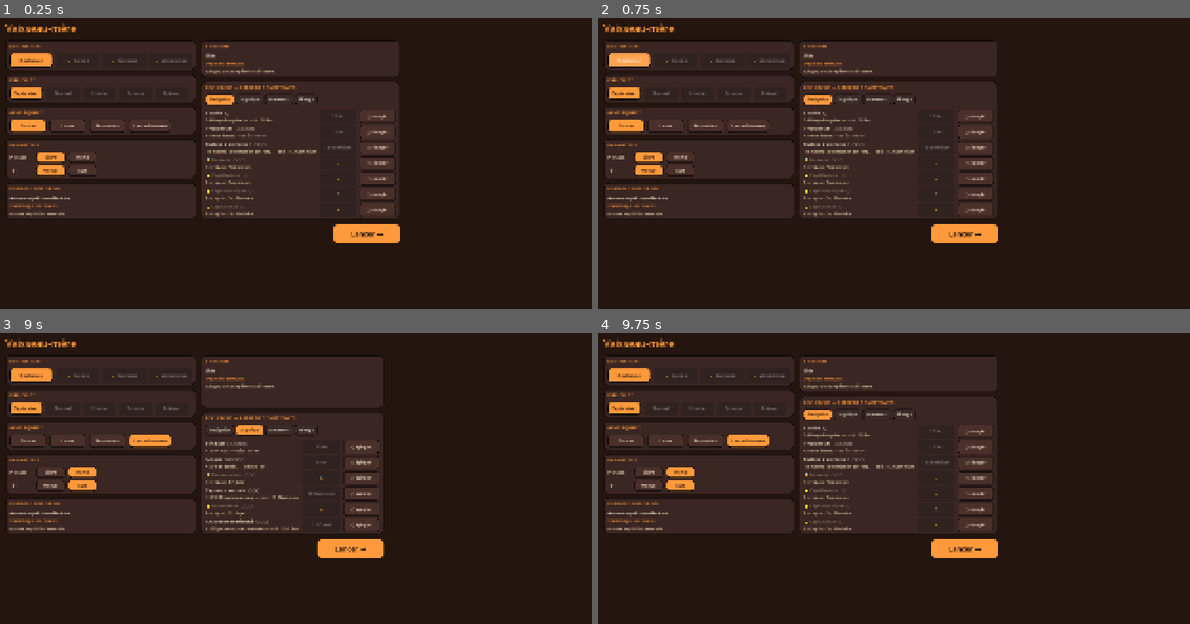
Above: before the commit, frames 1-4 (two rows, left to right).
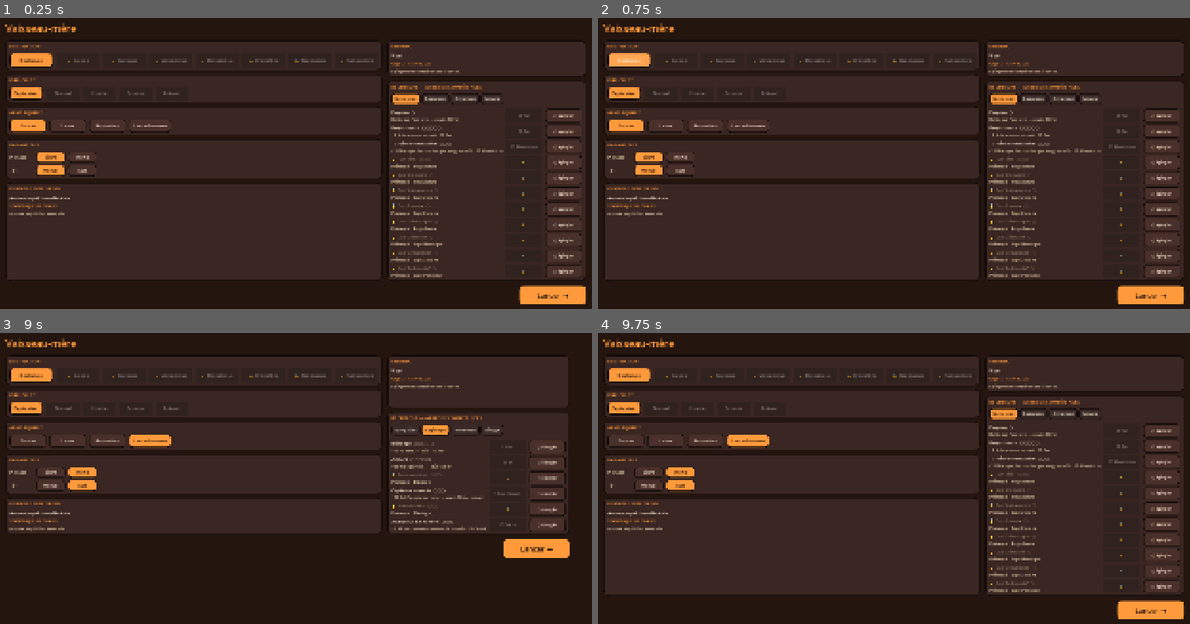
Above: after the commit, the same moments.

Repository: Aym2ric/vaisseau-minier
Game: Godot game, scene res://scenes/main.tscn
Same seed, same stepped clock (60 frames per second), same inputs: the game is played once before the commit and once after it.
Inputs:
- Up to frame 1 (0.25 s): no input
- Up to frame 2 (0.75 s): click "Rocheuse" at 0.5 s
- Up to frame 3 (9 s): click "Exploration" at 1.25 s; click "Blaster" at 2 s; click "Laser" at 2.75 s; click "Roquettes" at 3.5 s; click "Lance-flammes" at 4.25 s; click "Libre" at 5 s; click "Inertie" at 5.75 s; click "Manuel" at 6.5 s; click "Auto" at 7.25 s; click "Navigation" at 8 s; click "Logistique" at 8.75 s
- Up to frame 4 (9.75 s): click "Navigation" at 9.5 s

The runs differ from the first frame. In frame 1, 11% of the frame differs, in the area x 1-100%, y 8-99%; in frame 2, 11%; in frame 3, 8.0%; in frame 4, 11%.

Commit message:
Jalon 7 : Production — boss planétaire, 8 planètes, 57 ressources, extraction révisée
- 4 nouvelles planètes (désertique, cristalline, organique, radioactive) débloquables via Navigation
- 8 ressources exclusives planétaires supplémentaires (solarium, sable_vitrif, prismalite, etc.)
- 8 noyaux boss uniques (1 par planète) + boss générique gardien conservé
- Nouvel ennemi Boss : octogonal procédural, tire en anneau, charge, drop noyau planétaire
- 4 nouveaux skills nav (nav_desert, nav_cristal, nav_organique, nav_radio)
- Extraction : plus besoin d'être immobile, annulée par dégâts ou re-pression TAB/dash
- GDD V5 mis à jour

Co-Authored-By: Claude Sonnet 4.6 <noreply@anthropic.com>

Diff:
--- a/autoload/game_data.gd
+++ b/autoload/game_data.gd
@@ -69,30 +69,68 @@
 	"givre":      {"name": "Givre dense",  "color": Color(0.780, 0.900, 1.000), "base": 50,  "rare": true,  "weight": 3},
 	"xenon":      {"name": "Xénon pur",    "color": Color(0.820, 0.700, 1.000), "base": 60,  "rare": true,  "weight": 3},
 	"cendrite":   {"name": "Cendrite",     "color": Color(0.550, 0.380, 0.300), "base": 70,  "rare": true,  "weight": 3},
-	# Boss
-	"noyau":      {"name": "Noyau de gardien", "color": Color(1.0, 0.820, 0.400), "base": 300, "rare": true, "weight": 5},
+	# Boss — noyau générique (gardien)
+	"noyau":          {"name": "Noyau de gardien",    "color": Color(1.0, 0.820, 0.400), "base": 300, "rare": true, "weight": 5},
+	# Boss noyaux planétaires (1 par planète)
+	"noyau_roc":      {"name": "Noyau : Colosse",     "color": Color(0.900, 0.700, 0.200), "base": 400, "rare": true, "weight": 5},
+	"noyau_glace":    {"name": "Noyau : Titan gelé",  "color": Color(0.400, 0.800, 1.000), "base": 400, "rare": true, "weight": 5},
+	"noyau_gaz":      {"name": "Noyau : Léviathan",   "color": Color(0.700, 0.500, 1.000), "base": 400, "rare": true, "weight": 5},
+	"noyau_volcan":   {"name": "Noyau : Cœur ardent", "color": Color(1.000, 0.200, 0.000), "base": 400, "rare": true, "weight": 5},
+	"noyau_desert":   {"name": "Noyau : Mirage",      "color": Color(1.000, 0.800, 0.100), "base": 400, "rare": true, "weight": 5},
+	"noyau_cristal":  {"name": "Noyau : Prisme",      "color": Color(0.700, 1.000, 0.900), "base": 400, "rare": true, "weight": 5},
+	"noyau_organique":{"name": "Noyau : Matriarche",  "color": Color(0.300, 0.800, 0.200), "base": 400, "rare": true, "weight": 5},
+	"noyau_radio":    {"name": "Noyau : Réacteur",    "color": Color(0.500, 1.000, 0.100), "base": 400, "rare": true, "weight": 5},
+	# Nouvelles exclusives planétaires
+	"solarium":       {"name": "Solarium",             "color": Color(1.000, 0.820, 0.100), "base": 55,  "rare": true,  "weight": 3},
+	"sable_vitrif":   {"name": "Sable vitrifié",       "color": Color(0.900, 0.860, 0.600), "base": 45,  "rare": true,  "weight": 3},
+	"prismalite":     {"name": "Prismalite",           "color": Color(0.700, 0.950, 0.800), "base": 65,  "rare": true,  "weight": 3},
+	"quartz_viv":     {"name": "Quartz vivant",        "color": Color(0.550, 1.000, 0.700), "base": 50,  "rare": true,  "weight": 3},
+	"biomasse":       {"name": "Biomasse fossilisée",  "color": Color(0.350, 0.650, 0.200), "base": 40,  "rare": false, "weight": 1},
+	"sporite":        {"name": "Sporite",              "color": Color(0.650, 0.300, 0.800), "base": 60,  "rare": true,  "weight": 3},
+	"radionite":      {"name": "Radionite",            "color": Color(0.550, 0.950, 0.100), "base": 70,  "rare": true,  "weight": 3},
+	"isotope":        {"name": "Isotope noir",         "color": Color(0.200, 0.600, 0.100), "base": 75,  "rare": true,  "weight": 3},
 }
 
 const PLANETS := {
 	"roc": {
 		"name": "Rocheuse", "res": "fer", "rare": "basaltite", "special": "",
 		"bg": Color(0.227, 0.165, 0.122), "spot": Color(0.200, 0.145, 0.106), "rock": Color(0.627, 0.478, 0.369),
-		"friction": 6.0, "wind": 0.0, "exclusive": ["basaltite", "ferrite"],
+		"friction": 6.0, "wind": 0.0, "exclusive": ["basaltite", "ferrite"], "boss_noyau": "noyau_roc",
 	},
 	"glace": {
 		"name": "Glacée", "res": "cristal", "rare": "givre", "special": "ice",
 		"bg": Color(0.122, 0.196, 0.259), "spot": Color(0.102, 0.169, 0.224), "rock": Color(0.498, 0.592, 0.671),
-		"friction": 1.4, "wind": 0.0, "exclusive": ["cryonite", "givre"],
+		"friction": 1.4, "wind": 0.0, "exclusive": ["cryonite", "givre"], "boss_noyau": "noyau_glace",
 	},
 	"gaz": {
 		"name": "Gazeuse", "res": "helium", "rare": "xenon", "special": "gas",
 		"bg": Color(0.173, 0.122, 0.239), "spot": Color(0.149, 0.102, 0.208), "rock": Color(0.541, 0.478, 0.639),
-		"friction": 4.0, "wind": 260.0, "exclusive": ["plasma", "xenon"],
+		"friction": 4.0, "wind": 260.0, "exclusive": ["plasma", "xenon"], "boss_noyau": "noyau_gaz",
 	},
 	"volcan": {
 		"name": "Volcanique", "res": "magma", "rare": "cendrite", "special": "magma",
 		"bg": Color(0.227, 0.102, 0.071), "spot": Color(0.192, 0.082, 0.055), "rock": Color(0.420, 0.290, 0.251),
-		"friction": 6.0, "wind": 0.0, "exclusive": ["obsidienne", "cendrite"],
+		"friction": 6.0, "wind": 0.0, "exclusive": ["obsidienne", "cendrite"], "boss_noyau": "noyau_volcan",
+	},
+	"desert": {
+		"name": "Désertique", "res": "carbone", "rare": "solarium", "special": "heat",
+		"bg": Color(0.235, 0.188, 0.082), "spot": Color(0.200, 0.157, 0.063), "rock": Color(0.671, 0.588, 0.329),
+		"friction": 5.0, "wind": 200.0, "exclusive": ["solarium", "sable_vitrif"], "boss_noyau": "noyau_desert",
+	},
+	"cristalline": {
+		"name": "Cristalline", "res": "cristal", "rare": "prismalite", "special": "crystal",
+		"bg": Color(0.071, 0.165, 0.200), "spot": Color(0.055, 0.137, 0.173), "rock": Color(0.400, 0.639, 0.698),
+		"friction": 7.0, "wind": 0.0, "exclusive": ["prismalite", "quartz_viv"], "boss_noyau": "noyau_cristal",
+	},
+	"organique": {
+		"name": "Organique", "res": "biomasse", "rare": "sporite", "special": "bio",
+		"bg": Color(0.071, 0.157, 0.059), "spot": Color(0.055, 0.129, 0.047), "rock": Color(0.302, 0.502, 0.247),
+		"friction": 3.0, "wind": 0.0, "exclusive": ["biomasse", "sporite"], "boss_noyau": "noyau_organique",
+	},
+	"radioactive": {
+		"name": "Radioactive", "res": "uranium", "rare": "radionite", "special": "rad",
+		"bg": Color(0.067, 0.157, 0.059), "spot": Color(0.051, 0.129, 0.043), "rock": Color(0.286, 0.522, 0.212),
+		"friction": 5.0, "wind": 0.0, "exclusive": ["radionite", "isotope"], "boss_noyau": "noyau_radio",
 	},
 }
 
@@ -125,6 +163,7 @@
 	"tank":     {"hp": 20.0, "speed": 55.0,  "damage": 18.0, "radius": 36.0, "xp": 8},
 	"sniper":   {"hp": 4.0,  "speed": 80.0,  "damage": 12.0, "radius": 20.0, "xp": 5, "range": 420.0, "shot_cooldown": 2.5},
 	"guardian": {"hp": 30.0, "speed": 450.0, "damage": 25.0, "radius": 55.0, "xp": 15},
+	"boss":     {"hp": 300.0, "speed": 40.0,  "damage": 50.0, "radius": 70.0, "xp": 50},
 }
 
 const WEAPONS := {
@@ -183,6 +222,10 @@
 	"nav_glace":     {"name": "Cap Glaciaire",         "desc": "Débloque la planète Glacée.",         "cost": 25, "cost_res": "fer",       "max": 1, "tab": "navigation", "prereqs": ["thrust"], "unlocks_planet": "glace"},
 	"nav_volcan":    {"name": "Cap Volcanique",        "desc": "Débloque la planète Volcanique.",     "cost": 20, "cost_res": "titane",    "max": 1, "tab": "navigation", "prereqs": ["nav_glace"], "unlocks_planet": "volcan"},
 	"nav_gaz":       {"name": "Cap Gazeux",            "desc": "Débloque la planète Gazeuse.",        "cost": 20, "cost_res": "cryonite",  "max": 1, "tab": "navigation", "prereqs": ["nav_glace"], "unlocks_planet": "gaz"},
+	"nav_desert":    {"name": "Cap Désertique",        "desc": "Débloque la planète Désertique.",     "cost": 25, "cost_res": "fer",       "max": 1, "tab": "navigation", "prereqs": ["thrust"], "unlocks_planet": "desert"},
+	"nav_cristal":   {"name": "Cap Cristallin",        "desc": "Débloque la planète Cristalline.",    "cost": 30, "cost_res": "tungstene", "max": 1, "tab": "navigation", "prereqs": ["nav_desert"], "unlocks_planet": "cristalline"},
+	"nav_organique": {"name": "Cap Organique",         "desc": "Débloque la planète Organique.",      "cost": 25, "cost_res": "cryonite",  "max": 1, "tab": "navigation", "prereqs": ["nav_glace"], "unlocks_planet": "organique"},
+	"nav_radio":     {"name": "Cap Radioactif",        "desc": "Débloque la planète Radioactive.",    "cost": 35, "cost_res": "uranium",   "max": 1, "tab": "navigation", "prereqs": ["nav_organique"], "unlocks_planet": "radioactive"},
 	# Arbre Logistique
 	"hull":          {"name": "Blindage",             "desc": "+15 PV max.",                       "cost": 15, "cost_res": "fer",       "max": 5, "tab": "logistique", "prereqs": []},
 	"magnet":        {"name": "Aimant",               "desc": "+30 % de portée.",                  "cost": 8,  "cost_res": "fer",       "max": 5, "tab": "logistique", "prereqs": []},
--- /dev/null
+++ b/scenes/enemies/boss.gd
@@ -0,0 +1,112 @@
+class_name Boss
+extends Enemy
+## Boss planétaire : massif, tire des salves en anneau et charge.
+## Drop un noyau planétaire unique à sa mort.
+
+const BULLET_SCENE = preload("res://scenes/enemies/enemy_bullet.tscn")
+
+enum State { ROAM, SHOOT, CHARGE, REST }
+
+var state      := State.ROAM
+var state_time := 3.0
+var aim_angle  := 0.0
+var noyau_id   := ""
+
+
+func _init() -> void:
+	kind = "boss"
+
+
+func _behave(delta: float) -> void:
+	var to   := target.position - position
+	var dist := maxf(to.length(), 0.001)
+	var dir  := to / dist
+	aim_angle = to.angle()
+
+	match state:
+		State.ROAM:
+			velocity = velocity.lerp(dir * speed * 0.5, minf(1.0, 1.2 * delta))
+			state_time -= delta
+			if state_time <= 0.0:
+				if randf() < 0.65 or dist > 600.0:
+					state = State.SHOOT
+					state_time = 0.6
+				else:
+					velocity = dir * speed * 4.0
+					state = State.CHARGE
+					state_time = 0.8
+		State.SHOOT:
+			velocity *= exp(-3.0 * delta)
+			state_time -= delta
+			if state_time <= 0.0:
+				_fire_ring()
+				state = State.ROAM
+				state_time = randf_range(3.5, 6.0)
+		State.CHARGE:
+			state_time -= delta
+			if state_time <= 0.0:
+				state = State.REST
+				state_time = 1.5
+		State.REST:
+			velocity *= exp(-2.5 * delta)
+			state_time -= delta
+			if state_time <= 0.0:
+				state = State.ROAM
+				state_time = randf_range(3.0, 5.0)
+	rotation = aim_angle
+
+
+func _fire_ring() -> void:
+	for i in 8:
+		var bullet: EnemyBullet = BULLET_SCENE.instantiate()
+		bullet.position = position
+		var angle := float(i) * TAU / 8.0
+		bullet.velocity = Vector2.RIGHT.rotated(angle) * 240.0
+		bullet.damage   = contact_damage * 0.5
+		shots.add_child(bullet)
+
+
+func _draw() -> void:
+	var r := radius
+	var t := _time
+	var pulse := sin(t * 2.5)
+
+	var oct := PackedVector2Array()
+	for i in 8:
+		oct.append(Vector2.RIGHT.rotated(float(i) * TAU / 8.0) * r)
+
+	# Ombre
+	var shadow := PackedVector2Array()
+	for p in oct:
+		shadow.append(p + Vector2(10, 14))
+	draw_colored_polygon(shadow, DrawUtils.SHADOW)
+
+	# Corps principal
+	DrawUtils.polygon(self, oct, Color(0.20, 0.06, 0.04))
+
+	# Piques aux sommets
+	for i in 8:
+		var a   := float(i) * TAU / 8.0
+		var tip := Vector2.RIGHT.rotated(a) * (r + 18.0)
+		var lp  := Vector2.RIGHT.rotated(a - 0.25) * r
+		var rp  := Vector2.RIGHT.rotated(a + 0.25) * r
+		DrawUtils.polygon(self, PackedVector2Array([lp, tip, rp]), Color(0.95, 0.30, 0.0))
+
+	# Anneau d'énergie
+	draw_arc(Vector2.ZERO, r * 0.55, 0.0, TAU, 48, Color(1.0, 0.5, 0.0, 0.5 + 0.2 * pulse), 4.0, true)
+
+	# Noyau central
+	DrawUtils.circle(self, Vector2.ZERO, r * 0.32, Color(1.0, 0.70, 0.10))
+	draw_circle(Vector2.ZERO, r * 0.16, Color(1.0, 1.0, 0.70, 0.75 + 0.25 * pulse))
+
+	# Lignes de visée en phase SHOOT
+	if state == State.SHOOT:
+		var warn_alpha := 0.2 + 0.25 * sin(t * 18.0)
+		for i in 8:
+			draw_dashed_line(Vector2.ZERO,
+				Vector2.RIGHT.rotated(float(i) * TAU / 8.0) * 320.0,
+				Color(1.0, 0.4, 0.0, warn_alpha), 4.0, 10.0)
+
+	# Flash sur coup reçu
+	if flash > 0.0:
+		draw_colored_polygon(oct, Color(1, 1, 1, 0.65))
--- /dev/null
+++ b/scenes/enemies/boss.tscn
@@ -0,0 +1,12 @@
+[gd_scene load_steps=3 format=3]
+
+[ext_resource type="Script" path="res://scenes/enemies/boss.gd" id="1_boss"]
+
+[sub_resource type="CircleShape2D" id="CircleShape2D_boss"]
+radius = 70.0
+
+[node name="Boss" type="Area2D"]
+script = ExtResource("1_boss")
+
+[node name="CollisionShape2D" type="CollisionShape2D" parent="."]
+shape = SubResource("CircleShape2D_boss")
--- a/scenes/sector/sector.gd
+++ b/scenes/sector/sector.gd
@@ -12,6 +12,7 @@
 	"tank":     preload("res://scenes/enemies/tank.tscn"),
 	"sniper":   preload("res://scenes/enemies/sniper.tscn"),
 	"guardian": preload("res://scenes/enemies/guardian.tscn"),
+	"boss":     preload("res://scenes/enemies/boss.tscn"),
 }
 
 signal cleared
@@ -87,7 +88,7 @@
 
 	_next_event_time = randf_range(60.0, 100.0)
 	announced.emit("Mission : éliminer %d ennemis" % RunState.mission_target)
-	announced.emit("Appuie sur TAB pour extraire après la mission")
+	announced.emit("Mission : TAB pour extraire une fois accomplie")
 
 
 func _layer(layer_name: String) -> Node2D:
@@ -171,16 +172,13 @@
 	if not RunState.mission_complete:
 		RunState.extract_progress = 0.0
 		return
-	if Input.is_action_just_pressed("extract") and ship.is_stopped() and not _extracting:
+	if Input.is_action_just_pressed("extract") and not _extracting:
 		_extracting = true
 		_extract_timer = 0.0
-		announced.emit("Extraction en cours… reste immobile !")
+		announced.emit("Extraction en cours… (TAB pour annuler)")
 	if _extracting:
-		if not ship.is_stopped() or Input.is_action_just_pressed("dash"):
-			_extracting = false
-			_extract_timer = 0.0
-			RunState.extract_progress = 0.0
-			announced.emit("Extraction annulée !")
+		if Input.is_action_just_pressed("extract") or Input.is_action_just_pressed("dash"):
+			_cancel_extraction("Extraction annulée.")
 			return
 		_extract_timer += delta
 		var extract_time := float(GameData.CONFIG["extract_time"]) * maxf(0.3, 1.0 - 0.15 * SaveGame.skill("extract_boost"))
@@ -191,6 +189,13 @@
 			cleared.emit()
 	else:
 		RunState.extract_progress = 0.0
+
+
+func _cancel_extraction(message: String) -> void:
+	_extracting = false
+	_extract_timer = 0.0
+	RunState.extract_progress = 0.0
+	announced.emit(message)
 
 
 # --- Roches et butin -----------------------------------------------
@@ -322,8 +327,10 @@
 		return
 	var enemy: Enemy = _ENEMY_SCENES[kind].instantiate()
 	enemy.setup(RunState.difficulty)
-	if kind != "guardian" and RunState.threat_level() >= 2 and randf() < 0.15:
+	if kind != "guardian" and kind != "boss" and RunState.threat_level() >= 2 and randf() < 0.15:
 		enemy.apply_elite(_random_elite())
+	if kind == "boss":
+		(enemy as Boss).noyau_id = String(planet.get("boss_noyau", "noyau"))
 	enemy.position = at if at != null else _edge_point()
 	enemy.target   = ship
 	enemy.shots    = projectiles
@@ -340,7 +347,7 @@
 	var recycle_dist := float(GameData.CONFIG["recycle_dist"])
 	for enemy in enemies.get_children():
 		var e := enemy as Enemy
-		if e == null or e.kind == "guardian":
+		if e == null or e.kind == "guardian" or e.kind == "boss":
 			continue
 		if e.position.distance_to(ship.position) > recycle_dist:
 			e.position = _edge_point()
@@ -372,9 +379,16 @@
 				spawn_enemy("mite", origin + Vector2(randf_range(-30, 30), randf_range(-30, 30)))
 		else:
 			spawn_enemy(kind)
-	# Boss à partir de menace niveau 8
+	# Gardien à partir de menace niveau 8
 	if lvl >= 8 and randf() < 0.08:
 		spawn_enemy("guardian")
+	# Boss planétaire à partir de menace niveau 10 (1 seul à la fois)
+	if lvl >= 10 and randf() < 0.04:
+		var has_boss := enemies.get_children().any(func(e: Node) -> bool:
+			var en := e as Enemy
+			return en != null and en.kind == "boss")
+		if not has_boss:
+			spawn_enemy("boss")
 
 
 func _spawn_event() -> void:
@@ -410,6 +424,14 @@
 
 func _on_enemy_died(enemy: Enemy) -> void:
 	Burst.spawn(effects, enemy.position, Color("ff5a5f"), 30.0, 6)
+	# Boss : drop noyau planétaire + XP spécial
+	if enemy.kind == "boss":
+		Burst.spawn(effects, enemy.position, Color("ff9900"), 90.0, 24)
+		_drop(enemy.position, (enemy as Boss).noyau_id, 1, true)
+		RunState.add_xp(enemy.xp)
+		RunState.add_kill()
+		announced.emit("Boss vaincu !")
+		return
 	# Effets élite on-death
 	match enemy.elite_modifier:
 		"explosif":
@@ -435,6 +457,8 @@
 func _on_ship_damaged() -> void:
 	shake = 0.4
 	FloatText.spawn(effects, ship.position + Vector2(0, -28), "touché", Color("ff5a5f"))
+	if _extracting:
+		_cancel_extraction("Extraction interrompue par les dégâts !")
 
 
 # --- Dessin du sol + effets -----------------------------------------
@@ -447,7 +471,8 @@
 
 	# Anneau d'extraction
 	if _extracting:
-		var ratio := _extract_timer / float(GameData.CONFIG["extract_time"])
+		var extract_time_draw := float(GameData.CONFIG["extract_time"]) * maxf(0.3, 1.0 - 0.15 * SaveGame.skill("extract_boost"))
+		var ratio := _extract_timer / extract_time_draw
 		var col   := Color("8fd35f")
 		draw_arc(ship.global_position, 28.0, -PI / 2.0, -PI / 2.0 + TAU * ratio, 48, col, 5.0)
 		draw_circle(ship.global_position, 24.0, Color(col, 0.12))
--- a/tests/test_game_data.gd
+++ b/tests/test_game_data.gd
@@ -12,7 +12,7 @@
 	"rocks", "extract_time", "magnet_radius",
 	"discover_radius", "recycle_dist", "enemy_cap",
 ]
-const REQUIRED_PLANET   := ["name", "res", "rare", "bg", "spot", "rock", "friction", "wind"]
+const REQUIRED_PLANET   := ["name", "res", "rare", "bg", "spot", "rock", "friction", "wind", "boss_noyau"]
 const REQUIRED_RESOURCE := ["name", "color", "base", "rare", "weight"]
 const REQUIRED_ENEMY    := ["hp", "speed", "damage", "radius", "xp"]
 const REQUIRED_ROCK     := ["hp", "radius", "weight", "xp", "mineable"]
@@ -155,6 +155,30 @@
 	return true
 
 
+func test_planet_boss_noyaux_are_valid_resource_ids() -> bool:
+	for id in GameData.PLANETS:
+		var planet: Dictionary = GameData.PLANETS[id]
+		var noyau_id: String = String(planet.get("boss_noyau", ""))
+		if noyau_id == "":
+			push_error("PLANETS[%s] manque le champ boss_noyau" % id)
+			return false
+		if not GameData.RESOURCES.has(noyau_id):
+			push_error("PLANETS[%s].boss_noyau='%s' absent de RESOURCES" % [id, noyau_id])
+			return false
+	return true
+
+
+func test_boss_enemy_has_required_fields() -> bool:
+	if not GameData.ENEMIES.has("boss"):
+		push_error("ENEMIES manque le type 'boss'")
+		return false
+	for field in REQUIRED_ENEMY:
+		if not GameData.ENEMIES["boss"].has(field):
+			push_error("ENEMIES['boss'] manque le champ : %s" % field)
+			return false
+	return true
+
+
 func test_evolution_weapons_reference_valid_weapons() -> bool:
 	for id in GameData.RUN_EVOLUTIONS:
 		var weapon_id: String = GameData.RUN_EVOLUTIONS[id]["weapon"]
Not shown, changed: documentation/GDD_V5.md
